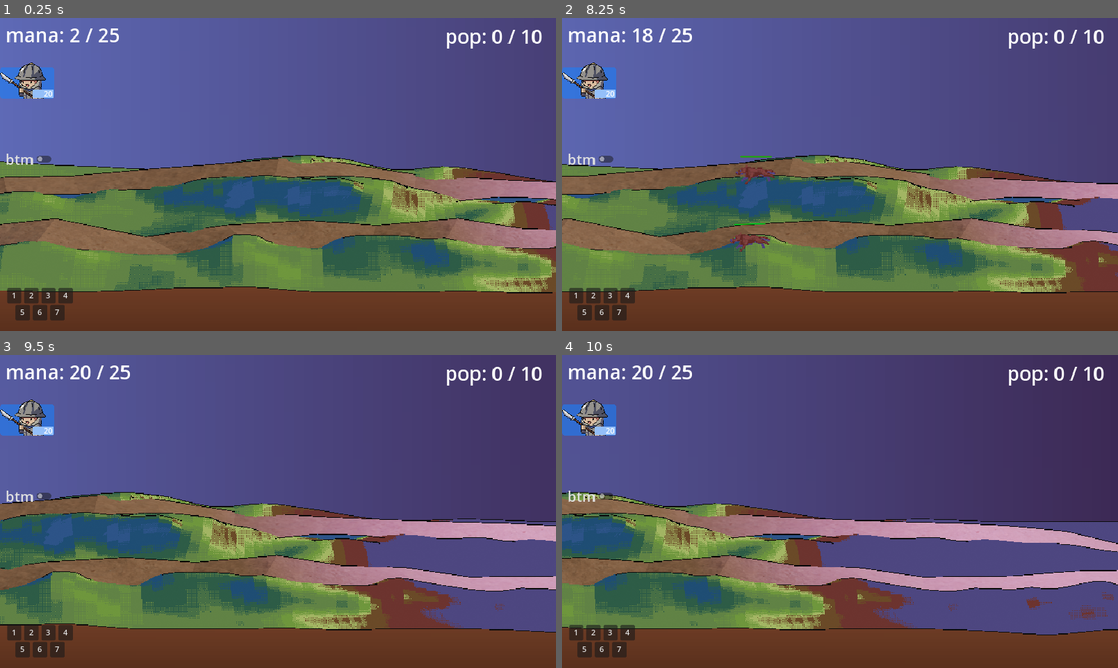
Above: before the commit, frames 1-4 (two rows, left to right).
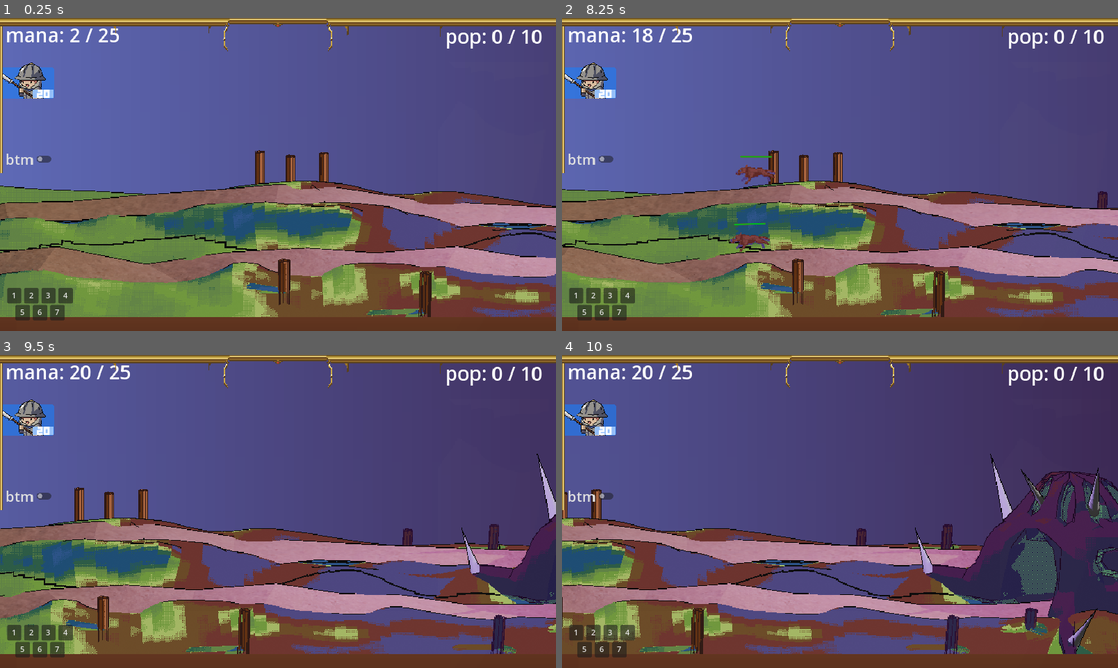
Above: after the commit, the same moments.

Repository: dpcks9677/Project_YEC
Game: Godot game, scene res://scenes/stage/stage_1.tscn
The game is run twice, just before and just after one commit, with the same random seed, the same clock (stepped at 60 frames per second) and the same inputs.
Inputs (mouse positions are in pixels of both pictures, inside the frame that each line leads up to):
- Up to frame 1 (0.25 s): no input
- Up to frame 2 (8.25 s): click "1" at 0.5 s; click "2" at 1.25 s; click "3" at 2 s; click "4" at 2.75 s; click "5" at 3.5 s; click "6" at 4.25 s; click "7" at 5 s; click "btm" at 5.75 s; click "top" at 6.5 s; click (584, 86) at 7.25 s; hold Right (ui_right) from 8.03 s (still down)
- Up to frame 3 (9.5 s): release Right (ui_right) at 8.78 s; hold Down (ui_down) from 8.78 s (still down)
- Up to frame 4 (10 s): tap Enter at 9.5 s; release Down (ui_down) at 9.53 s; hold Right (ui_right) from 9.53 s (still down)

The runs differ from the first frame. In frame 1, 44% of the frame differs, in the area x 0-100%, y 0-96%; in frame 2, 43%; in frame 3, 42%; in frame 4, 42%.

Commit message:
append font&UI

Diff:
--- a/scenes/hud.tscn
+++ b/scenes/hud.tscn
@@ -1,12 +1,20 @@
-[gd_scene load_steps=6 format=3 uid="uid://cgqrwgbhcpkd3"]
+[gd_scene load_steps=7 format=3 uid="uid://cgqrwgbhcpkd3"]
 
 [ext_resource type="Script" path="res://scripts/unitSummoner.gd" id="2_72s3t"]
 [ext_resource type="Script" path="res://scripts/manaUI.gd" id="3_mg34p"]
 [ext_resource type="Script" path="res://scripts/populationUI.gd" id="3_snkth"]
 [ext_resource type="Script" path="res://scripts/laneUI.gd" id="4_2p0go"]
 [ext_resource type="PackedScene" uid="uid://dqhjv2biwvh6a" path="res://scenes/unit_button.tscn" id="5_mv6qo"]
+[ext_resource type="Texture2D" uid="uid://cdfayawxksdx7" path="res://sprites/UI/UI.png" id="6_23gcs"]
 
 [node name="HUD" type="CanvasLayer"]
+
+[node name="mainUI" type="Control" parent="."]
+layout_mode = 3
+anchors_preset = 0
+offset_top = 92.0
+offset_right = 40.0
+offset_bottom = 132.0
 
 [node name="unitSummoner" type="Control" parent="."]
 layout_mode = 3
@@ -189,6 +197,11 @@
 offset_top = 92.0
 offset_bottom = -481.0
 
+[node name="Ui" type="Sprite2D" parent="."]
+position = Vector2(576, 324)
+scale = Vector2(2.17043, 2.16333)
+texture = ExtResource("6_23gcs")
+
 [connection signal="button_up" from="unitSummoner/slot_1" to="unitSummoner" method="_on_slot_1_button_up"]
 [connection signal="button_up" from="unitSummoner/slot_2" to="unitSummoner" method="_on_slot_2_button_up"]
 [connection signal="toggled" from="laneUI/laneSelector" to="laneUI" method="_on_lane_selector_toggled"]
--- a/scenes/unit_button.tscn
+++ b/scenes/unit_button.tscn
@@ -1,6 +1,7 @@
-[gd_scene load_steps=5 format=3 uid="uid://dqhjv2biwvh6a"]
+[gd_scene load_steps=6 format=3 uid="uid://dqhjv2biwvh6a"]
 
 [ext_resource type="Texture2D" uid="uid://bj73sh24qrx53" path="res://sprites/ally/spearman.png" id="1_67ffq"]
+[ext_resource type="FontFile" uid="uid://bim5gbmsstdin" path="res://sprites/UI/font/GravityBold8.ttf" id="2_02x0j"]
 
 [sub_resource type="StyleBoxFlat" id="StyleBoxFlat_ms08w"]
 bg_color = Color(0.109804, 0.490196, 0.964706, 0.611765)
@@ -57,8 +58,9 @@
 
 [node name="mana" type="Label" parent="."]
 layout_mode = 0
-offset_left = 90.0
-offset_top = 53.0
-offset_right = 130.0
-offset_bottom = 76.0
+offset_left = 76.0
+offset_top = 57.0
+offset_right = 116.0
+offset_bottom = 80.0
+theme_override_fonts/font = ExtResource("2_02x0j")
 text = "20"
Binary file changed: background/stage1.png
Not shown: 1 places in scenes/stage/stage_1.tscn that only renumber resources
Binary file added: sprites/UI/UI.png
Binary file added: sprites/UI/UIset.png
Binary file added: sprites/UI/font/GravityBold8.ttf
Binary file added: sprites/enemy/scythe.png
Binary file changed: sprites/etc/weapon.png
